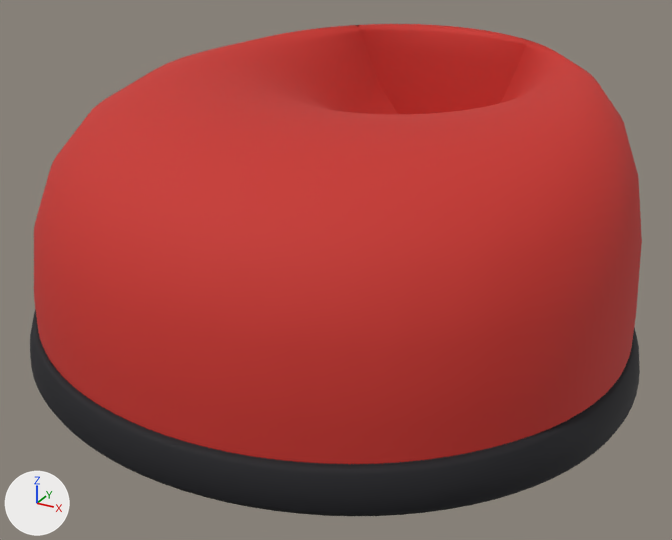
The glTF model public/arc/fighter/hw_stocking.glb: old version first, new version second.
The view is the same before and after, from a 50 mm lens placed at (0.62, -1.091, 2.186), pointed at (0.016, 0.006, 1.638). The axes (+X, +Y, +Z) are drawn at lower left. The lights are the same throughout. The picture after the commit comes second. Where no turn or scale is listed for an object, it has been applied to the vertices.

Objects in the first picture: 'hw_stocking', 'hw_stocking_rim'.
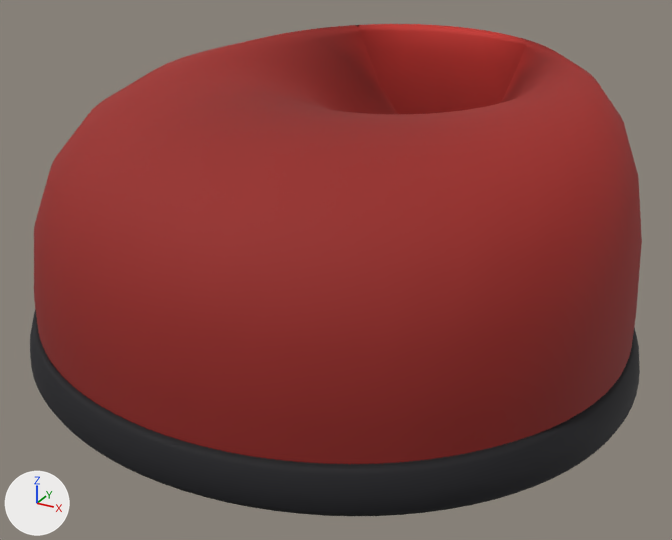
Boxes [x1, y1, x2, y2] around the edits, measured in the pictures (672 x 540 px):
'hw_stocking', recoloured: [34, 24, 642, 464] in both

What changed in the scene script:
```text
Change mat_hw1:
    where n0 = _N.new('ShaderNodeBsdfPrincipled'); n0.name = 'Principled BSDF'
    remove n0.inputs[0].default_value = (0.57, 0.0301, 0.022, 1.0)  # 'Base Color', red #c73029
    add n2 = _N.new('ShaderNodeMix'); n2.name = 'Mix'
    add n2.data_type = 'RGBA'
    add n2.blend_type = 'MULTIPLY'
    add n2.inputs[0].default_value = 1.0  # 'Factor'
    add n2.inputs[7].default_value = (0.57, 0.0301, 0.022, 1.0)  # 'B', red #c73029
    add n3 = _N.new('ShaderNodeVertexColor'); n3.name = 'Color Attribute'
    add _L.new(n2.outputs[2], n0.inputs[0])  # 'Result' to 'Base Color'
    add _L.new(n3.outputs[0], n2.inputs[6])  # 'Color' to 'A'
Change mat_hw2:
    where n0 = _N.new('ShaderNodeBsdfPrincipled'); n0.name = 'Principled BSDF'
    remove n0.inputs[0].default_value = (0.01, 0.01, 0.0134, 1.0)  # 'Base Color', black #19191f
    add n2 = _N.new('ShaderNodeMix'); n2.name = 'Mix'
    add n2.data_type = 'RGBA'
    add n2.blend_type = 'MULTIPLY'
    add n2.inputs[0].default_value = 1.0  # 'Factor'
    add n2.inputs[7].default_value = (0.01, 0.01, 0.0134, 1.0)  # 'B', black #19191f
    add n3 = _N.new('ShaderNodeVertexColor'); n3.name = 'Color Attribute'
    add _L.new(n2.outputs[2], n0.inputs[0])  # 'Result' to 'Base Color'
    add _L.new(n3.outputs[0], n2.inputs[6])  # 'Color' to 'A'
Change me_hw_stocking:
    where me_hw_stocking.from_pydata(...)  # 1153 vertices, 2208 faces; spans x -0.441..0.441, y -0.424..0.424, z -0.205..0.205
    used by ob_hw_stocking; location = (0.0, 0.045, 1.722)
    me_hw_stocking part 1: vertex colours changed
```
